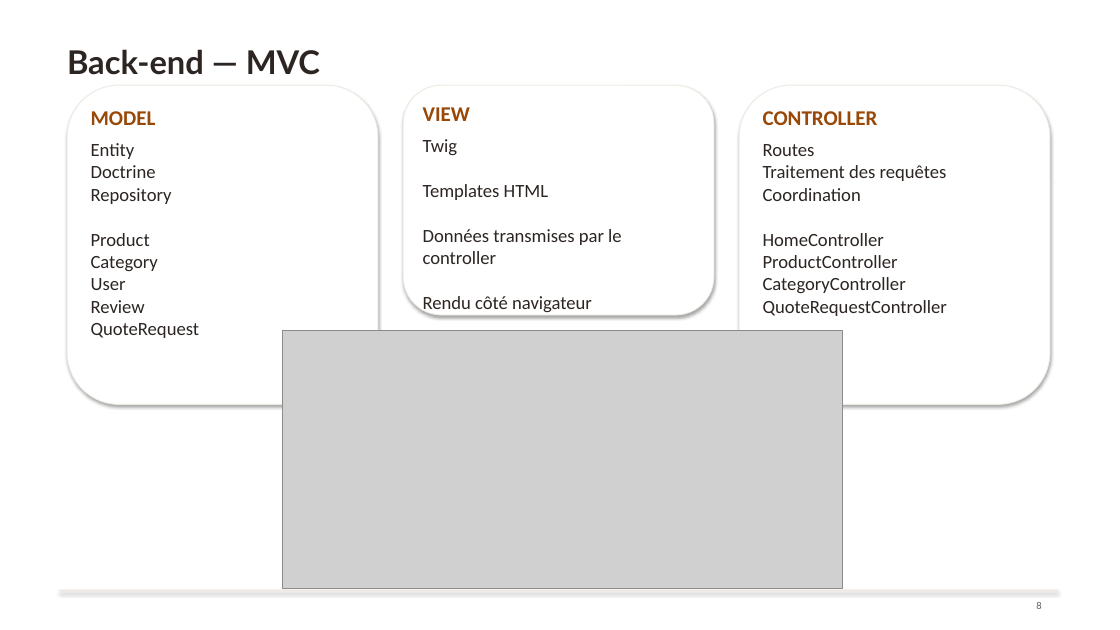
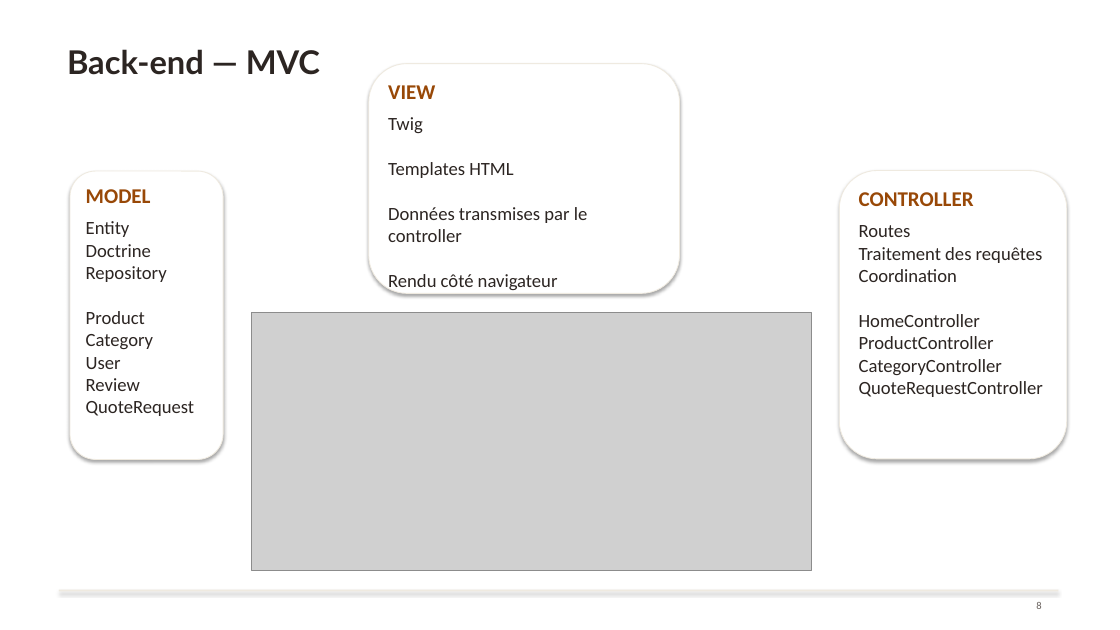
Before and after one commit to aureopires/projet_broderie, a slide deck: slide 12 of assets/docs/Presentation_projet_Symfony_Aureo_Ruffier.pptx (slide 10 before the commit). Drawn at 1120x630 pixels with LibreOffice and Linux fonts; fonts in the diff are those of the drawing; grey boxes stand for pictures; background and template pictures are left out. Boxes give left, top, right and bottom in pixels: in the first picture for what was removed or moved away, otherwise in the second. Text is boxed around its words. In the diff, an @@ line names an element or a change of style, - is before the commit and + after.

```diff
--- a/assets/docs/Presentation_projet_Symfony_Aureo_Ruffier.pptx
+++ b/assets/docs/Presentation_projet_Symfony_Aureo_Ruffier.pptx
@@ rounded rectangle "VIEW": place and size @@
-rounded rectangle "VIEW" at bbox=[403, 86, 714, 315]
+rounded rectangle "VIEW" at bbox=[369, 64, 680, 293]
@@ rounded rectangle "MODEL": place and size @@
-rounded rectangle "MODEL" at bbox=[67, 86, 378, 405]
+rounded rectangle "MODEL" at bbox=[70, 171, 223, 460]
@@ rounded rectangle "CONTROLLER": place and size @@
-rounded rectangle "CONTROLLER" at bbox=[739, 86, 1050, 405]
+rounded rectangle "CONTROLLER" at bbox=[839, 171, 1067, 459]
@@ picture: place and size @@
-picture at bbox=[283, 331, 844, 588]
+picture at bbox=[251, 313, 812, 570]
```
Also in this commit, not shown: 1 other slide changed, 2 slides added, 4 other files.
